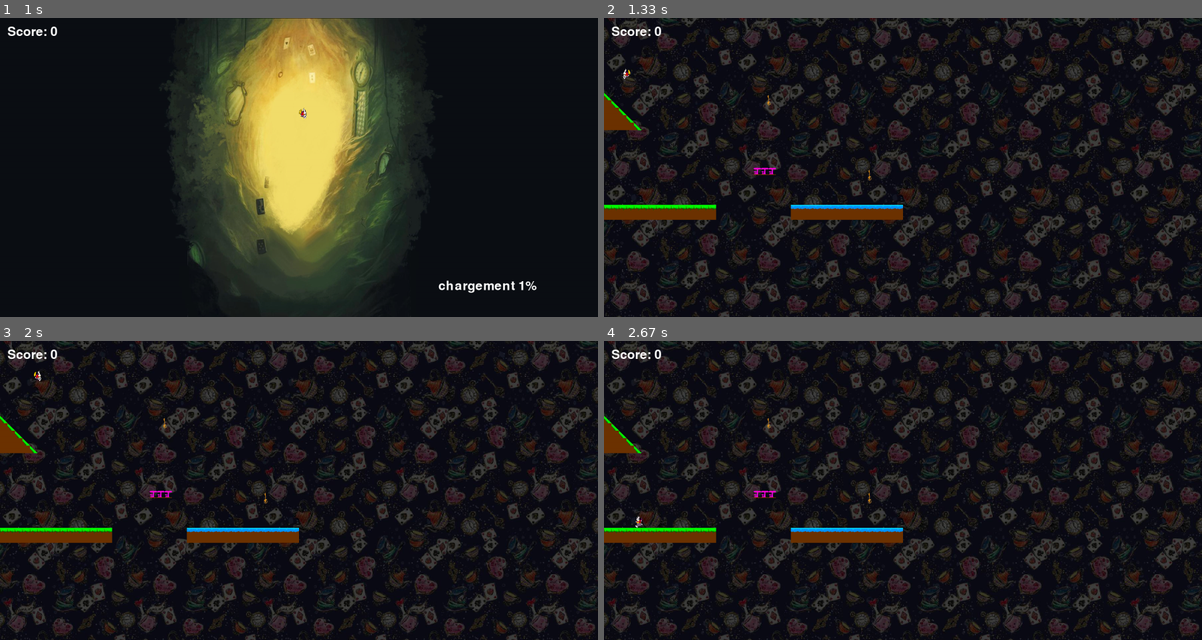
Above: before the commit, frames 1-4 (two rows, left to right).
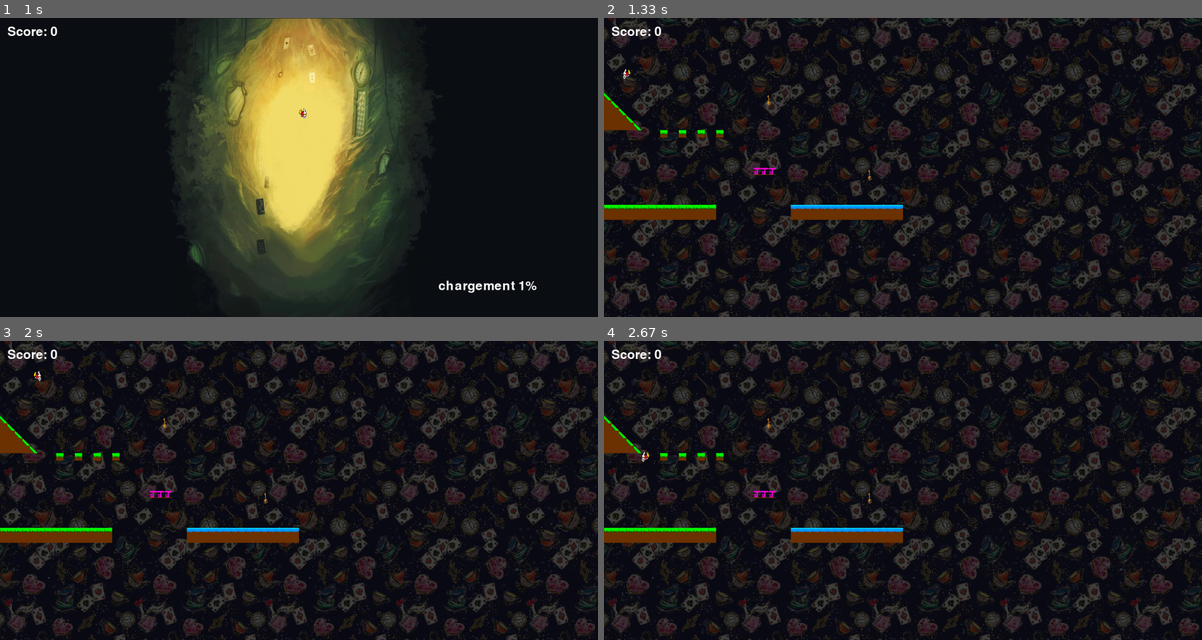
Above: after the commit, the same moments.

Repository: bouleaulama30/platformer_pygame
Game: pygame game, started from platformer_main.py
The game is run twice, just before and just after one commit, with the same random seed, the same clock (stepped at 60 frames per second) and the same inputs.
Inputs (mouse positions are in pixels of both pictures, inside the frame that each line leads up to):
- Up to frame 1 (1 s): tap Enter at 0.33 s; click (406, 191) at 0.72 s
- Up to frame 2 (1.33 s): tap B at 1 s
- Up to frame 3 (2 s): hold Up 1.33-1.8 s; hold Right from 1.83 s (still down)
- Up to frame 4 (2.67 s): release Right at 2.3 s; hold Left from 2.33 s (still down)

Frame 1 is identical in both runs. In frame 2, 0.1% of the frame differs, in the area x 9-20%, y 37-40%; in frame 3, 0.1%; in frame 4, 0.2%, in the area x 5-20%, y 36-63%.

Commit message:
lecture niveau à partir de block  dans fichier

Diff:
--- a/block.py
+++ b/block.py
@@ -87,6 +87,22 @@
 	else :
 		print ("erreur creation gros bloc triangle")
 
+def read_file_map(filename,t_blocks):
+	f=open(filename,'r')
+	list=[]
+	lines=f.readlines()
+	for elm in lines:
+		list.append(elm.split(","))
+	print(list)
+	for blocks in list:
+		blocks[-1]=blocks[-1][0:2] #pour enlever le '\n' génant dans le cas du triangle
+		print(blocks)
+		t_blocks.append(Block(int(blocks[0]),int(blocks[1]),blocks[2],int(blocks[3]),blocks[4]))
+	f.close()
+
+
+
+
 def fill(display, t_blocks) :
 	for b in t_blocks :
 		b.dessine(display)
--- a/platformer_main.py
+++ b/platformer_main.py
@@ -29,6 +29,9 @@
 make_gros_bloc(0, 500, 2, 15, "n",t_blocks)
 make_gros_bloc(500, 500, 2, 15, "s",t_blocks)
 make_gros_bloc(400,400,1,3,"j", t_blocks)
+
+
+read_file_map("test.txt",t_blocks)
 
 
 update_mini_game= Update_mini_game()
@@ -134,6 +137,7 @@
 		fill(display, t_blocks)
 
 
+
 	pygame.display.update() # Mise à jour de l'affichage
 
 	# fixer le nombre de fps sur ma clock
--- /dev/null
+++ b/test.txt
@@ -0,0 +1,4 @@
+150,300,n,0,
+200,300,n,0,
+250,300,n,0,
+300,300,n,0,
